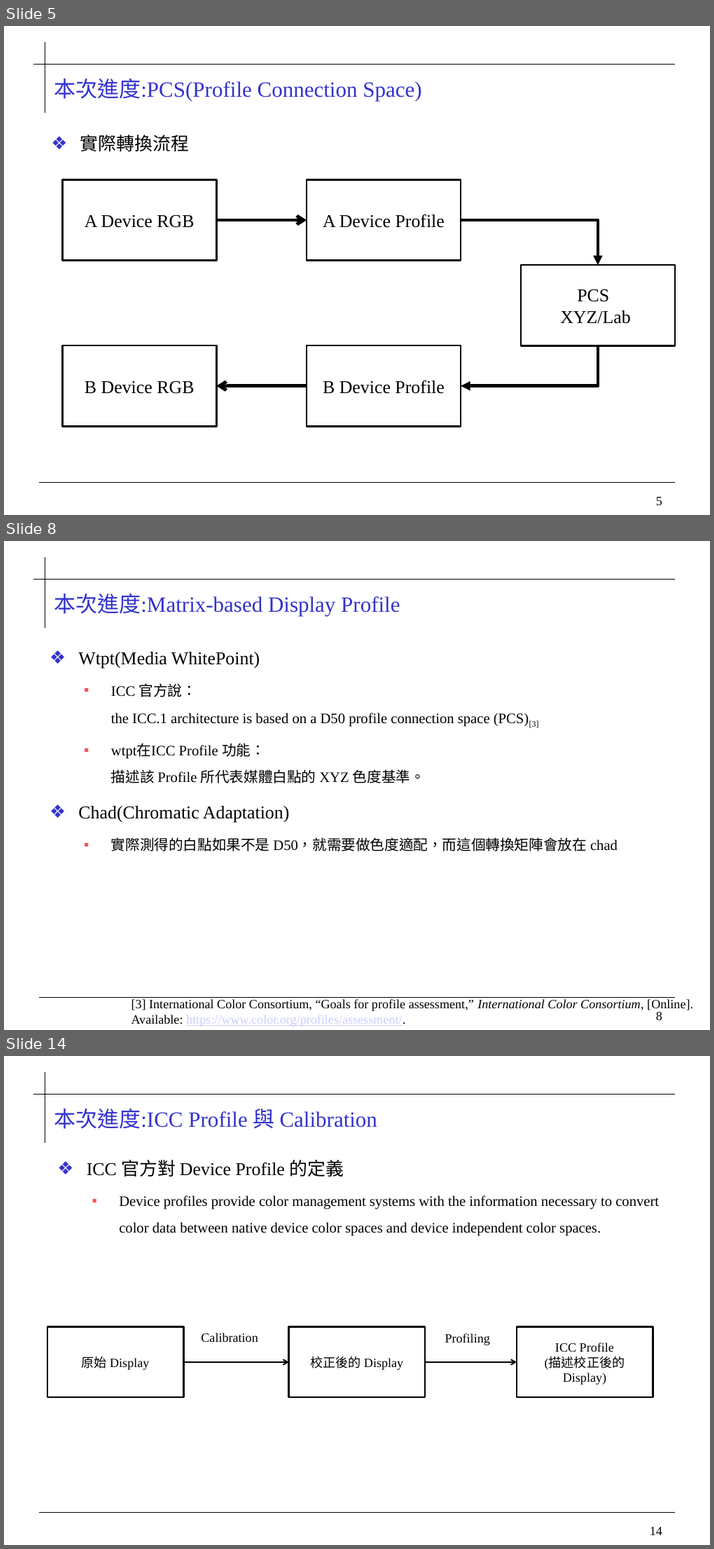
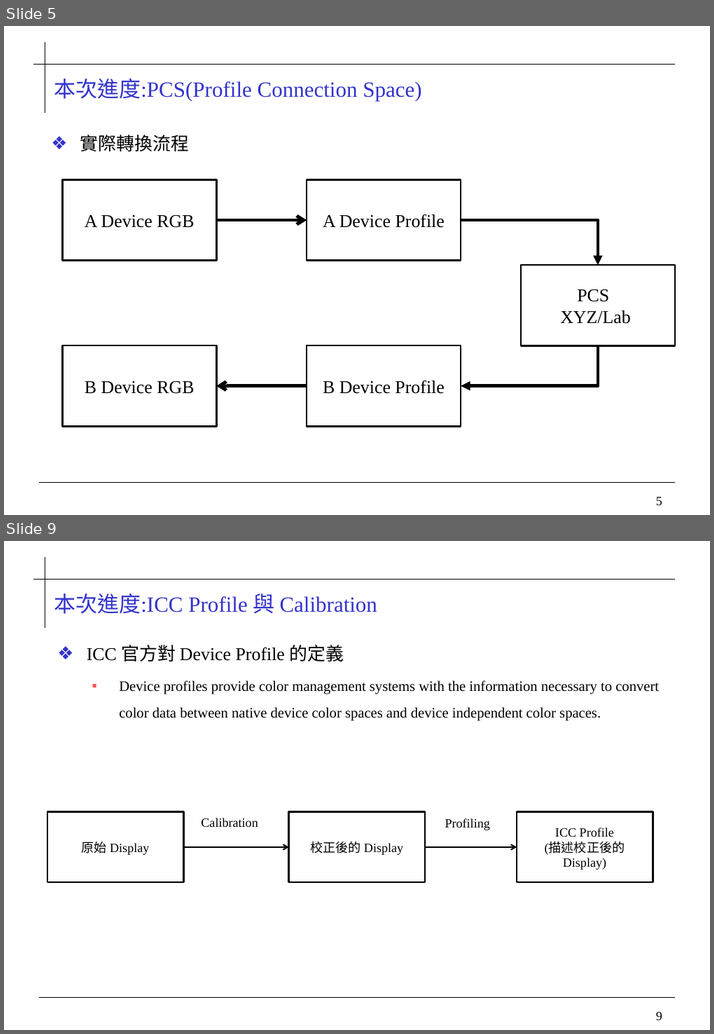
Before and after one commit to 0ilasis0/home, a slide deck: ICCPROFILE_0920.pptx. Shown one above the other, each under a label of ours: slides 5, 8 and 14 before the commit, slides 5 and 9 after it; the slides between them are not shown. The pictures are 714x1549 and 714x1034 pixels, drawn with LibreOffice and Linux fonts; fonts in the diff are those of the drawing; background and template pictures are left out. Boxes give left, top, right and bottom in pixels: in the first picture for what was removed or moved away, otherwise in the second. Text is boxed around its words. In the diff, an @@ line names an element or a change of style, - is before the commit and + after.

```diff
--- a/ICCPROFILE_0920.pptx
+++ b/ICCPROFILE_0920.pptx
@@ slide 8 removed at [4,541,710,1030], background #FFFFFF; not listed: 4 template elements that a slide beside it also shows @@
@@ title removed at [54,593,400,616] @@
-本次進度:Matrix-based Display Profile
@@ text removed at [78,652,617,851] @@
-  ❖ Wtpt(Media WhitePoint)
-  ▪ ICC 官方說：
-    the ICC.1 architecture is based on a D50 profile connection space (PCS)[3]
-  ▪ wtpt在ICC Profile 功能：
-    描述該 Profile 所代表媒體白點的 XYZ 色度基準。
-❖ Chad(Chromatic Adaptation)
-  ▪ 實際測得的白點如果不是 D50，就需要做色度適配，而這個轉換矩陣會放在 chad
@@ text removed at [131,999,693,1026] @@
-[3] International Color Consortium, “Goals for profile assessment,” International Color Consortium, [Online]. Available: https://www.color.org/profiles/assessment/.
@@ what was slide 14 is now slide 9 @@
@@ page number at [656,1011,662,1020]: text changed @@
-14
+9
```
Also in this commit, not shown: 10 slides changed, 1 other slide removed.
